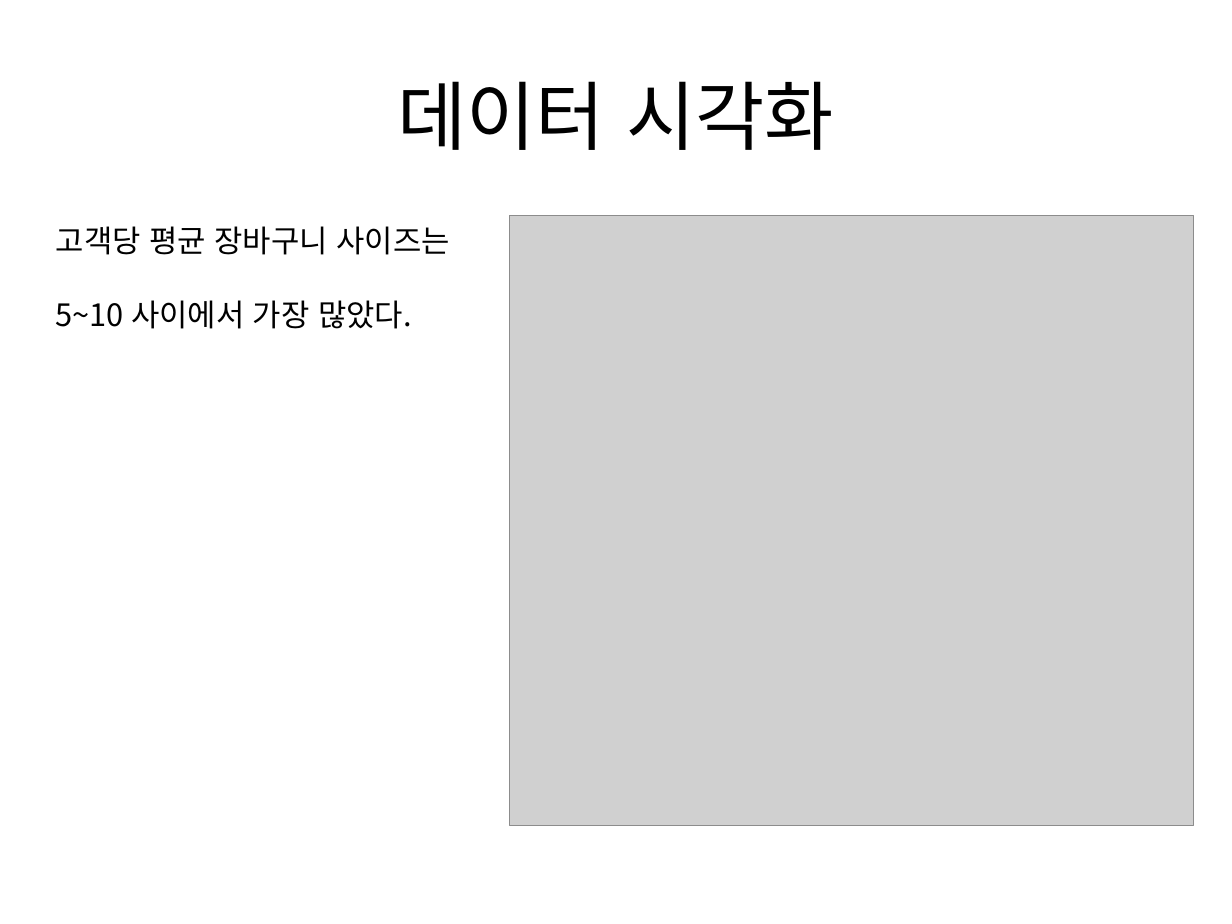
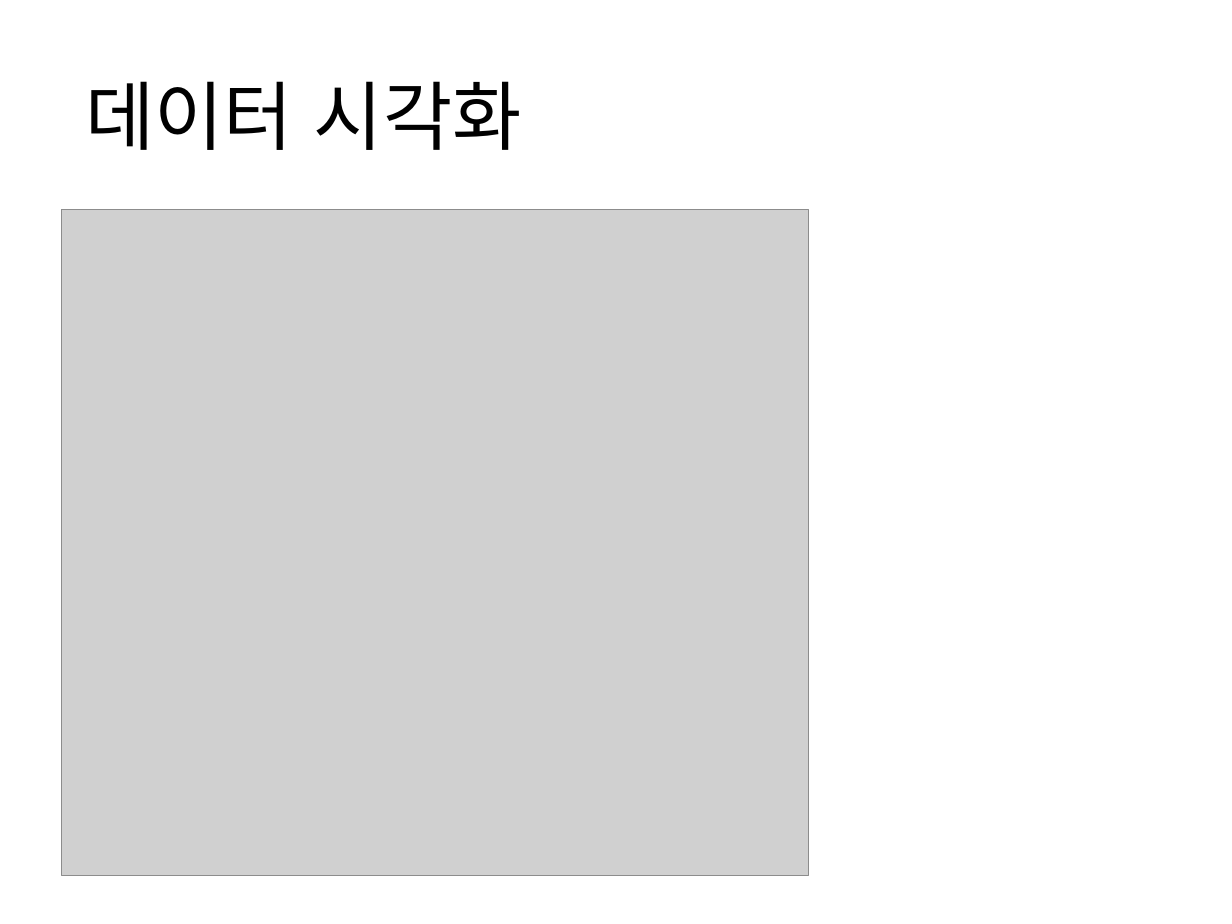
Before and after one commit to WasVelinn/1stPerSonalProjecT, a slide deck: slide 20 of 프레젠테이션1.pptx. Drawn at 1232x924 pixels with LibreOffice and Linux fonts; fonts in the diff are those of the drawing; grey boxes stand for pictures. Boxes give left, top, right and bottom in pixels: in the first picture for what was removed or moved away, otherwise in the second. Text is boxed around its words. In the diff, an @@ line names an element or a change of style, - is before the commit and + after.

```diff
--- a/프레젠테이션1.pptx
+++ b/프레젠테이션1.pptx
@@ title "데이터 시각화": place and size @@
-title "데이터 시각화" at (397, 81, 834, 150)
+title "데이터 시각화" at (85, 81, 522, 150)
@@ title "데이터 시각화" at (85, 81, 522, 150): alignment centre to left @@
@@ picture: place and size @@
-picture at (509, 216, 1194, 825)
+picture at (62, 209, 808, 875)
@@ text removed at (56, 226, 450, 329) @@
-고객당 평균 장바구니 사이즈는
-5~10 사이에서 가장 많았다.
```
Also in this commit, not shown: 8 other slides changed, 4 slides added, 19 other files.
